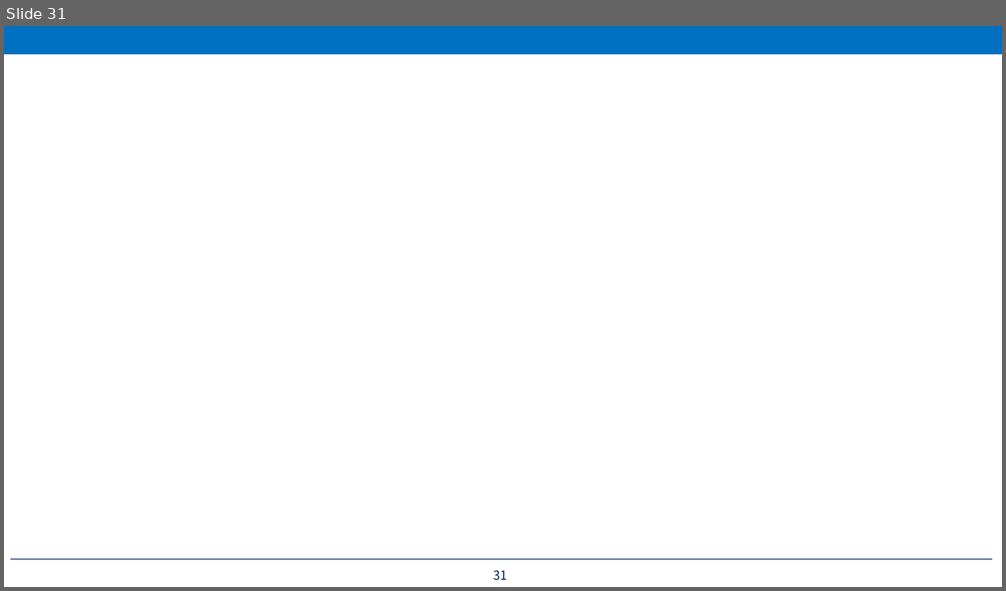
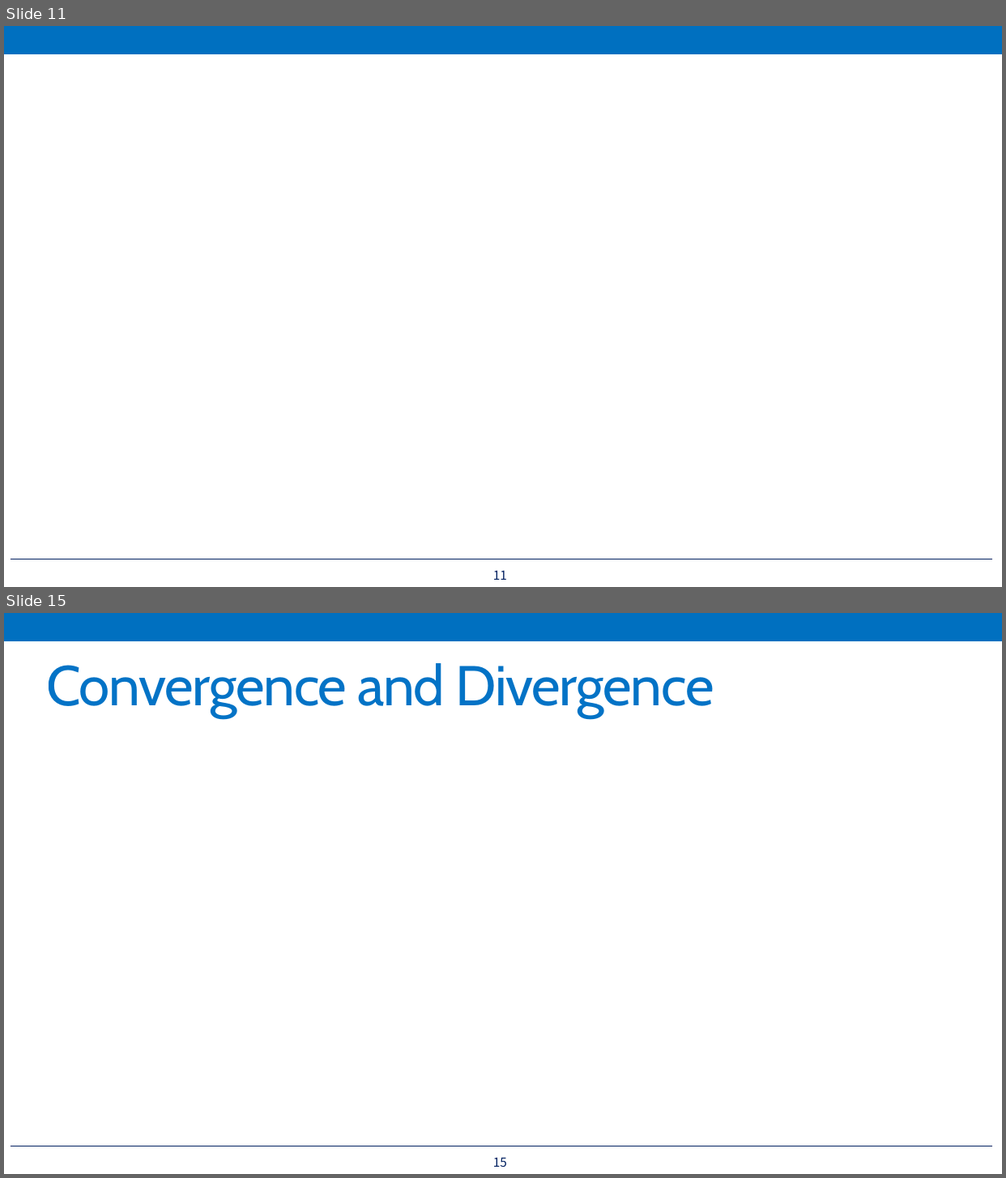
Before and after one commit to wlstjdpark/MLStudy, a slide deck: Artificial Intelligence and Machine Learning - 1st Study.pptx. Shown one above the other, each under a label of ours: slide 31 before the commit, slides 11 and 15 after it; the slides between them are not shown. The pictures are 1006x591 and 1006x1178 pixels, drawn with LibreOffice and Linux fonts; fonts in the diff are those of the drawing; grey boxes stand for pictures. Boxes give left, top, right and bottom in pixels: in the first picture for what was removed or moved away, otherwise in the second. Text is boxed around its words. In the diff, an @@ line names an element or a change of style, - is before the commit and + after.

```diff
--- a/Artificial Intelligence and Machine Learning - 1st Study.pptx
+++ b/Artificial Intelligence and Machine Learning - 1st Study.pptx
@@ slide 15 added at bbox=[4, 613, 1002, 1174], background #FFFFFF; not listed: 2 template elements that a slide beside it also shows @@
@@ title added at bbox=[46, 663, 714, 718], 54 pt, text #0072C6 @@
+Convergence and Divergence
@@ page number added at bbox=[493, 1157, 507, 1167], 12 pt, text #002060 @@
+15
@@ what was slide 31 is now slide 11 @@
@@ page number at bbox=[493, 570, 507, 580]: text changed @@
-31
+11
```
Also in this commit, not shown: 2 slides changed, 12 other slides added.
